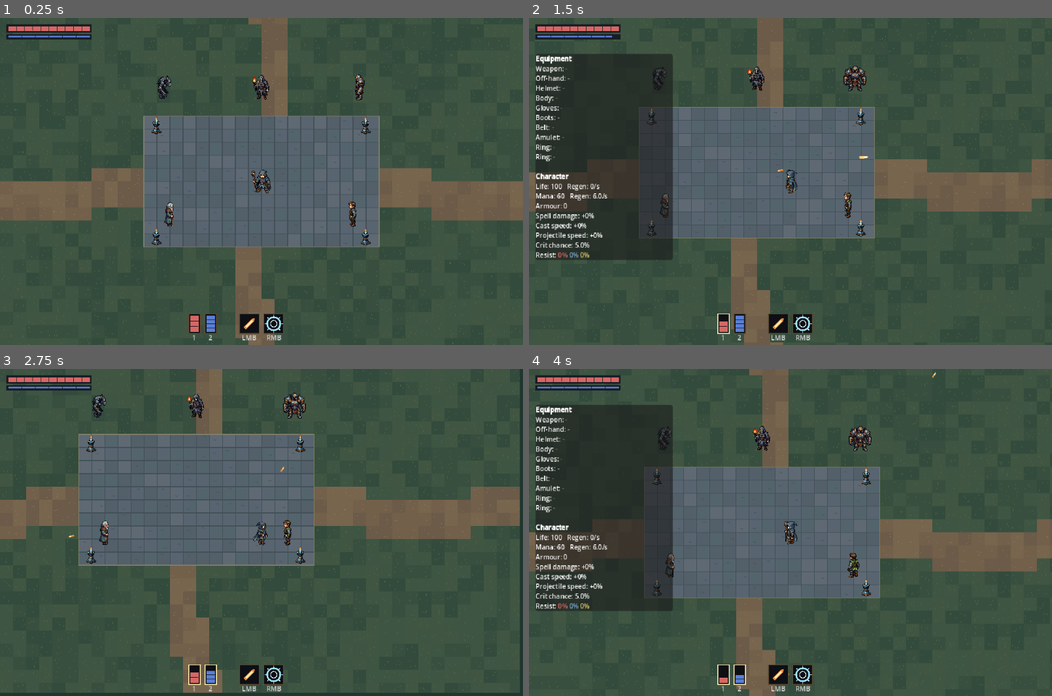
Above: before the commit, frames 1-4 (two rows, left to right).
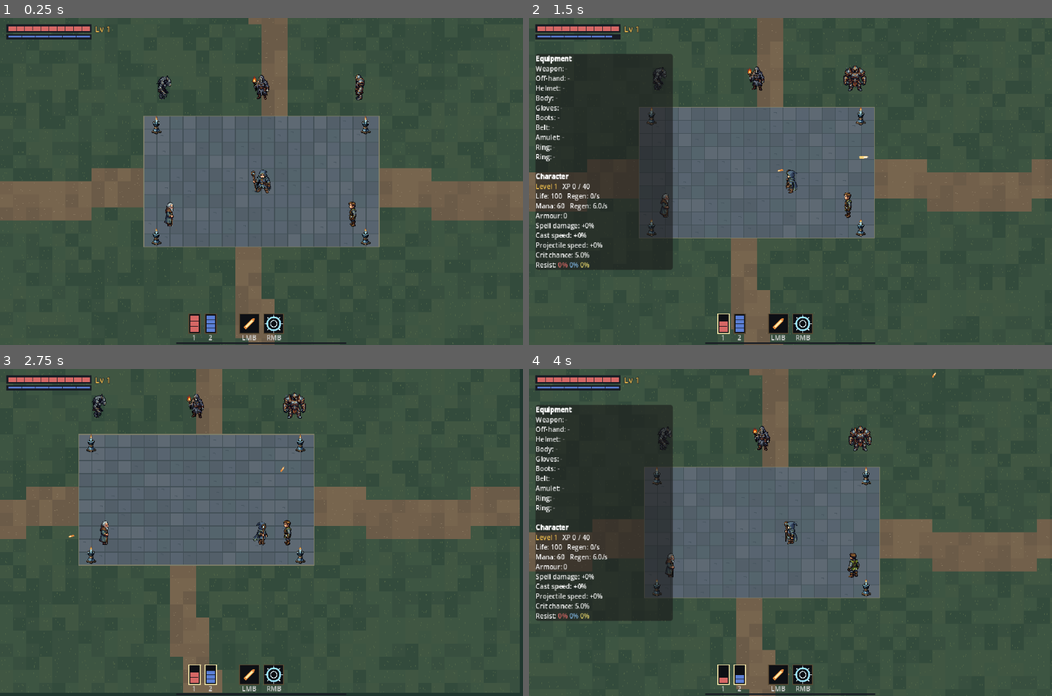
Above: after the commit, the same moments.

Repository: weilonprice/ruined-academy
Game: Godot game, scene res://main.tscn
Same seed, same stepped clock (60 frames per second), same inputs: the game is played once before the commit and once after it.
Inputs (mouse positions are in pixels of both pictures, inside the frame that each line leads up to):
- Up to frame 1 (0.25 s): no input
- Up to frame 2 (1.5 s): tap Enter at 0.5 s; move the mouse to (905, 165) at 0.52 s; hold D (move_right) 0.53-1.28 s; hold C (character_panel) 0.53-1.28 s; click (905, 165) at 0.67 s; tap 1 (flask_1) at 0.8, 1.35 s; move the mouse to (685, 197) at 1.27 s; hold S (move_down) from 1.28 s (still down); click (685, 197) at 1.42 s
- Up to frame 3 (2.75 s): tap 2 (flask_2) at 1.55 s; move the mouse to (313, 460) at 2.02 s; release S (move_down) at 2.03 s; hold D (move_right) from 2.03 s (still down); hold 2 (flask_2) from 2.03 s (still down); click (313, 460) at 2.17 s; tap C (character_panel) at 2.3 s
- Up to frame 4 (4 s): move the mouse to (764, 597) at 2.77 s; release D (move_right) at 2.78 s; release 2 (flask_2) at 2.78 s; hold W (move_up) 2.78-3.53 s; tap C (character_panel) at 2.85 s; click (764, 597) at 2.92 s; tap 1 (flask_1) at 3.05 s; move the mouse to (947, 581) at 3.52 s; hold A (move_left) from 3.53 s (still down); hold Space (dodge) from 3.53 s (still down); click (947, 581) at 3.67 s; tap 2 (flask_2) at 3.8 s

The runs differ from the first frame. In frame 1, 0.2% of the frame differs, in the area x 18-67%, y 2-100%; in frame 2, 2.0%, in the area x 1-67%, y 2-100%; in frame 3, 0.2%; in frame 4, 2.0%.

Commit message:
Add experience and levels, with an experience bar and level-up growth
Kills give experience (Skitter 12, Scholar 15, Sentinel 30). Each level
needs round(40 * level^1.6): 40, 121, 232, ... up to level 50. Every
level past the first adds 8 maximum life, 4 maximum mana, and 2% spell
damage (stats.compute now takes the level), and a level-up refills life
and mana with gold rings and a "Level N" message.

The Character autoload keeps level and experience and saves them to
user://character.json; falling costs no experience. Test scripts, which
run as their own main loop, get a throwaway save automatically.

HUD: a gold "Lv N" beside the life bar, a thin experience bar under the
skill bar, and level and XP on the character sheet. Debug F6 grants a
level. tests/character_test.gd covers the curve, carry-over, multi-level
gains, the cap, saving, stat growth, kills, level-up effects, the sheet,
F6, and no loss on death.

Co-Authored-By: Claude Opus 5.5 <noreply@anthropic.com>
Claude-Session: https://claude.ai/code/session_014JCZKtCEKe5udbc5VmJHht

Diff:
--- /dev/null
+++ b/game/character.gd
@@ -0,0 +1,89 @@
+extends Node
+
+# The wizard's level and experience. An autoload, so it survives scene
+# reloads, and saved to its own file like the inventory.
+
+signal changed
+signal leveled_up(level: int)
+
+const MAX_LEVEL := 50
+const SAVE_VERSION := 1
+const DEFAULT_SAVE_PATH := "user://character.json"
+# Test scripts run as their own main loop; they get a throwaway file so they never touch a real save.
+const TEST_SAVE_PATH := "user://test_character.json"
+
+var save_path := DEFAULT_SAVE_PATH
+var level := 1
+# Experience earned toward the next level.
+var experience := 0
+
+
+func _ready() -> void:
+	if Engine.get_main_loop().get_script() != null:
+		save_path = TEST_SAVE_PATH
+		reset()
+	else:
+		load_save()
+
+
+# Experience needed to go from this level to the next; each level needs more.
+static func experience_to_next(from_level: int) -> int:
+	return roundi(40.0 * pow(from_level, 1.6))
+
+
+func progress() -> float:
+	if level >= MAX_LEVEL:
+		return 1.0
+	return float(experience) / experience_to_next(level)
+
+
+# Adds experience, levelling up as many times as it covers. Returns the levels gained.
+func add_experience(amount: int) -> int:
+	if amount <= 0 or level >= MAX_LEVEL:
+		return 0
+	experience += amount
+	var gained := 0
+	while level < MAX_LEVEL and experience >= experience_to_next(level):
+		experience -= experience_to_next(level)
+		level += 1
+		gained += 1
+	if level >= MAX_LEVEL:
+		experience = 0
+	save()
+	changed.emit()
+	if gained > 0:
+		leveled_up.emit(level)
+	return gained
+
+
+func reset() -> void:
+	level = 1
+	experience = 0
+	save()
+	changed.emit()
+
+
+func use_save_path(path: String) -> void:
+	save_path = path
+	load_save()
+
+
+func save() -> void:
+	var file := FileAccess.open(save_path, FileAccess.WRITE)
+	if file == null:
+		push_error("Could not save character to %s" % save_path)
+		return
+	file.store_string(JSON.stringify({"version": SAVE_VERSION, "level": level, "experience": experience}, "\t"))
+
+
+func load_save() -> void:
+	level = 1
+	experience = 0
+	if FileAccess.file_exists(save_path):
+		var data = JSON.parse_string(FileAccess.get_file_as_string(save_path))
+		if data is Dictionary and int(data.get("version", 0)) == SAVE_VERSION:
+			level = clampi(int(data.get("level", 1)), 1, MAX_LEVEL)
+			experience = maxi(0, int(data.get("experience", 0)))
+		else:
+			push_warning("Ignoring unreadable character save at %s" % save_path)
+	changed.emit()
--- a/game/character_panel.gd
+++ b/game/character_panel.gd
@@ -13,6 +13,7 @@
 func _ready() -> void:
 	hide()
 	Inventory.changed.connect(refresh)
+	Character.changed.connect(refresh)
 
 
 func _unhandled_input(event: InputEvent) -> void:
@@ -35,6 +36,10 @@
 		var stats: Dictionary = player.stats
 		lines.append("")
 		lines.append("[b]Character[/b]")
+		if Character.level >= Character.MAX_LEVEL:
+			lines.append("[color=#f2c14e]Level %d[/color] (max)" % Character.level)
+		else:
+			lines.append("[color=#f2c14e]Level %d[/color]   XP %d / %d" % [Character.level, Character.experience, Character.experience_to_next(Character.level)])
 		lines.append("Life: %d   Regen: %d/s" % [stats.max_life, stats.life_regen])
 		lines.append("Mana: %d   Regen: %.1f/s" % [stats.max_mana, stats.mana_regen])
 		lines.append("Armour: %d" % stats.armour)
--- a/game/debug_tools.gd
+++ b/game/debug_tools.gd
@@ -2,7 +2,7 @@
 
 # Debug keys, only in debug builds: F3 rolls a random item and equips it (the replaced item goes
 # to the backpack, or the ground if full), F4 clears all gear,
-# F5 brings back the three enemies at their starting spots to farm drops.
+# F5 brings back the three enemies at their starting spots to farm drops, F6 grants a level.
 
 const GENERATOR := preload("res://items/item_generator.gd")
 const LOOT := preload("res://loot.gd")
@@ -27,6 +27,15 @@
 	elif event.physical_keycode == KEY_F5:
 		respawn_enemies()
 		get_viewport().set_input_as_handled()
+	elif event.physical_keycode == KEY_F6:
+		grant_level()
+		get_viewport().set_input_as_handled()
+
+
+# Adds exactly the experience left to reach the next level.
+func grant_level() -> void:
+	var character := get_node("/root/Character")
+	character.add_experience(character.experience_to_next(character.level) - character.experience)
 
 
 func respawn_enemies() -> void:
--- a/game/enemy.gd
+++ b/game/enemy.gd
@@ -17,15 +17,15 @@
 # Chilled enemies move, animate, and recover from attacks at this fraction of their speed.
 const CHILL_SLOW := 0.7
 const CHILL_TINT := Color(0.72, 0.9, 1.35)
-# Per kind: movement, attack clip, the frame the blow lands on, cooldown after an attack, and flask charges its death gives.
+# Per kind: movement, attack clip, the frame the blow lands on, cooldown after an attack, and the flask charges and experience its death gives.
 # A ranged kind holds around its reach and fires a bolt instead of striking.
 const KINDS := {
 	"skitter": {"speed": 85.0, "reach": 30.0, "damage": 8.0, "damage_type": "physical", "cooldown": 1.2, "ranged": false,
-		"attack": "attack", "hit_frame": 2, "flask_charges": 5, "speeds": {"idle": 1.1, "move": 12.0, "attack": 10.0}},
+		"attack": "attack", "hit_frame": 2, "flask_charges": 5, "experience": 12, "speeds": {"idle": 1.1, "move": 12.0, "attack": 10.0}},
 	"scholar": {"speed": 45.0, "reach": 170.0, "damage": 10.0, "damage_type": "fire", "cooldown": 2.5, "ranged": true,
-		"attack": "cast", "hit_frame": 2, "flask_charges": 5, "speeds": {"idle": 1.1, "move": 8.0, "cast": 8.0}},
+		"attack": "cast", "hit_frame": 2, "flask_charges": 5, "experience": 15, "speeds": {"idle": 1.1, "move": 8.0, "cast": 8.0}},
 	"sentinel": {"speed": 38.0, "reach": 38.0, "damage": 16.0, "damage_type": "physical", "cooldown": 2.0, "ranged": false,
-		"attack": "attack", "hit_frame": 2, "flask_charges": 10, "speeds": {"idle": 1.1, "move": 7.0, "attack": 6.0}},
+		"attack": "attack", "hit_frame": 2, "flask_charges": 10, "experience": 30, "speeds": {"idle": 1.1, "move": 7.0, "attack": 6.0}},
 }
 
 # Folder under res://assets/enemies holding this enemy's frames, and its KINDS entry.
@@ -115,6 +115,7 @@
 		var player = _player()
 		if player != null:
 			player.gain_flask_charges(stats.flask_charges)
+		get_node("/root/Character").add_experience(stats.experience)
 		return
 	hurting = true
 	_play("hurt")
--- /dev/null
+++ b/game/experience_bar.gd
@@ -0,0 +1,16 @@
+extends Control
+
+# A thin gold bar showing progress toward the next level.
+
+const FILL := Color("f2c14e")
+const BACK := Color("181c24")
+
+
+func _ready() -> void:
+	mouse_filter = Control.MOUSE_FILTER_IGNORE
+	Character.changed.connect(queue_redraw)
+
+
+func _draw() -> void:
+	draw_rect(Rect2(Vector2.ZERO, size), BACK)
+	draw_rect(Rect2(Vector2.ZERO, Vector2(size.x * Character.progress(), size.y)), FILL)
--- a/game/hud.gd
+++ b/game/hud.gd
@@ -9,12 +9,15 @@
 # A notch every this many points keeps the bars readable at a glance.
 const NOTCH := 10.0
 const MESSAGE_TIME := 2.5
+const LEVEL_COLOR := Color("f2c14e")
+const LEVEL_POSITION := Vector2(116, 17)
 
 var health := 1.0
 var max_health := 1.0
 var mana := 1.0
 var max_mana := 1.0
 var message_tween: Tween
+var font := ThemeDB.fallback_font
 @onready var bar: Control = $Bar
 @onready var fallen: Label = $Fallen
 @onready var message: Label = $Message
@@ -22,6 +25,7 @@
 
 func _ready() -> void:
 	bar.draw.connect(_draw_bars)
+	Character.changed.connect(bar.queue_redraw)
 	fallen.hide()
 	message.hide()
 	var player = get_tree().get_first_node_in_group("player")
@@ -61,6 +65,8 @@
 func _draw_bars() -> void:
 	_draw_bar(LIFE_BAR, health, max_health, LIFE_COLOR)
 	_draw_bar(MANA_BAR, mana, max_mana, MANA_COLOR)
+	bar.draw_string_outline(font, LEVEL_POSITION, "Lv %d" % Character.level, HORIZONTAL_ALIGNMENT_LEFT, -1, 10, 3, FRAME_COLOR)
+	bar.draw_string(font, LEVEL_POSITION, "Lv %d" % Character.level, HORIZONTAL_ALIGNMENT_LEFT, -1, 10, LEVEL_COLOR)
 
 
 func _draw_bar(frame: Rect2, value: float, maximum: float, color: Color) -> void:
--- /dev/null
+++ b/game/level_up_effect.gd
@@ -0,0 +1,39 @@
+extends Node2D
+
+# A gold ring rising and widening around the wizard on a new level.
+
+const GOLD := Color("f2c14e")
+const TIME := 1.0
+const RISE := 24.0
+
+var progress := 0.0
+
+
+func _ready() -> void:
+	z_index = 1
+	var tween := create_tween()
+	tween.tween_property(self, "progress", 1.0, TIME).set_ease(Tween.EASE_OUT).set_trans(Tween.TRANS_SINE)
+	tween.tween_callback(queue_free)
+
+
+func _process(_delta: float) -> void:
+	queue_redraw()
+
+
+func _draw() -> void:
+	# Stays bright most of the way, then fades out.
+	var fade := 1.0 - progress * progress
+	for ring in range(3):
+		var color := GOLD
+		color.a = fade * (0.9 - ring * 0.25)
+		var center := Vector2(0, 16 - progress * RISE - ring * 6.0)
+		var radius := 12.0 + progress * 26.0 - ring * 4.0
+		# Flattened circles read as rings lying on the ground.
+		draw_set_transform(center, 0.0, Vector2(1.0, 0.45))
+		draw_arc(Vector2.ZERO, radius, 0.0, TAU, 32, color, 3.0)
+		draw_set_transform(Vector2.ZERO)
+	for index in range(8):
+		var mote := Vector2.from_angle(TAU * index / 8.0 + progress) * (8.0 + progress * 20.0)
+		var color := GOLD
+		color.a = fade
+		draw_rect(Rect2((Vector2(mote.x, mote.y * 0.5 - progress * RISE * 1.4)).round(), Vector2(2, 2)), color)
--- a/game/main.tscn
+++ b/game/main.tscn
@@ -13,6 +13,7 @@
 [ext_resource type="Script" path="res://skill_bar.gd" id="11_skills"]
 [ext_resource type="Script" path="res://flask_bar.gd" id="12_flasks"]
 [ext_resource type="Script" path="res://pause_menu.gd" id="13_pause"]
+[ext_resource type="Script" path="res://experience_bar.gd" id="14_experience"]
 
 [node name="Map" type="Node2D"]
 y_sort_enabled = true
@@ -148,6 +149,21 @@
 mouse_filter = 2
 script = ExtResource("12_flasks")
 
+[node name="ExperienceBar" type="Control" parent="HUD"]
+anchors_preset = 7
+anchor_left = 0.5
+anchor_top = 1.0
+anchor_right = 0.5
+anchor_bottom = 1.0
+offset_left = -104.0
+offset_top = -3.0
+offset_right = 104.0
+offset_bottom = -1.0
+grow_horizontal = 2
+grow_vertical = 0
+mouse_filter = 2
+script = ExtResource("14_experience")
+
 [node name="InventoryPanel" type="Control" parent="HUD"]
 anchors_preset = 11
 anchor_left = 1.0
--- a/game/player.gd
+++ b/game/player.gd
@@ -41,6 +41,7 @@
 	{"name": "Mana Flask", "restores": "mana", "amount": 40.0, "duration": 1.5, "max_charges": 20, "per_use": 5},
 ]
 const LOOT := preload("res://loot.gd")
+const LEVEL_UP_SCRIPT := preload("res://level_up_effect.gd")
 
 var facing := "south"
 var casting := false
@@ -70,6 +71,8 @@
 	sprite.sprite_frames = ANIMATIONS.build("res://assets/wizard", DIRECTIONS, ANIMATION_SPEEDS, ["cast", "dodge", "hurt", "death"])
 	sprite.animation_finished.connect(_on_animation_finished)
 	Inventory.changed.connect(refresh_stats)
+	Character.changed.connect(refresh_stats)
+	Character.leveled_up.connect(_on_leveled_up)
 	refresh_stats()
 	health = max_health
 	mana = max_mana
@@ -78,7 +81,7 @@
 
 # Re-reads equipped gear. Current life and mana keep their values, capped to the new maximums.
 func refresh_stats() -> void:
-	stats = STATS.compute(Inventory.equipped_items())
+	stats = STATS.compute(Inventory.equipped_items(), Character.level)
 	max_health = stats.max_life
 	max_mana = stats.max_mana
 	health = minf(health, max_health)
@@ -256,6 +259,23 @@
 
 
 # Drinks a flask if it has the charges and isn't already running.
+# A new level: stats have already grown; refill life and mana and mark the moment.
+func _on_leveled_up(new_level: int) -> void:
+	if dead:
+		return
+	health = max_health
+	mana = max_mana
+	health_changed.emit(health, max_health)
+	mana_changed.emit(mana, max_mana)
+	var burst := Node2D.new()
+	burst.set_script(LEVEL_UP_SCRIPT)
+	burst.position = position
+	get_parent().add_child(burst)
+	var hud = get_parent().get_node_or_null("HUD")
+	if hud != null:
+		hud.show_message("Level %d" % new_level, LEVEL_UP_SCRIPT.GOLD)
+
+
 func drink_flask(index: int) -> bool:
 	var flask: Dictionary = FLASKS[index]
 	if dead or flask_time_left[index] > 0.0 or flask_charges[index] < flask.per_use:
--- a/game/project.godot
+++ b/game/project.godot
@@ -18,6 +18,7 @@
 
 Display="*res://display.gd"
 Inventory="*res://inventory.gd"
+Character="*res://character.gd"
 
 [display]
 
--- a/game/stats.gd
+++ b/game/stats.gd
@@ -12,22 +12,27 @@
 # Armour's reduction shrinks as hits grow: armour / (armour + ARMOUR_SCALE * damage).
 const ARMOUR_SCALE := 10.0
 const DAMAGE_TYPES := ["physical", "fire", "cold", "lightning"]
+# Each level past the first adds this much.
+const LIFE_PER_LEVEL := 8.0
+const MANA_PER_LEVEL := 4.0
+const SPELL_DAMAGE_PER_LEVEL := 2.0
 
 
-# Final stats from a list of equipped items.
-static func compute(items: Array) -> Dictionary:
+# Final stats from the wizard's level and a list of equipped items.
+static func compute(items: Array, level := 1) -> Dictionary:
+	var growth := level - 1
 	var sums := {}
 	for item in items:
 		var item_stats: Dictionary = item.stats()
 		for stat in item_stats:
 			sums[stat] = sums.get(stat, 0) + item_stats[stat]
 	return {
-		"max_life": BASE_LIFE + sums.get("life", 0),
+		"max_life": BASE_LIFE + LIFE_PER_LEVEL * growth + sums.get("life", 0),
 		"life_regen": float(sums.get("life_regen", 0)),
 		"armour": float(sums.get("armour", 0)),
-		"max_mana": BASE_MANA + sums.get("mana", 0),
+		"max_mana": BASE_MANA + MANA_PER_LEVEL * growth + sums.get("mana", 0),
 		"mana_regen": BASE_MANA_REGEN * (1.0 + sums.get("mana_regen", 0) / 100.0),
-		"spell_damage": float(sums.get("spell_damage", 0)),
+		"spell_damage": SPELL_DAMAGE_PER_LEVEL * growth + sums.get("spell_damage", 0),
 		"cast_speed": float(sums.get("cast_speed", 0)),
 		"projectile_speed": float(sums.get("projectile_speed", 0)),
 		"crit_chance": BASE_CRIT_CHANCE * (1.0 + sums.get("crit_chance", 0) / 100.0),
--- /dev/null
+++ b/game/tests/character_test.gd
@@ -0,0 +1,128 @@
+extends SceneTree
+
+const STATS := preload("res://stats.gd")
+const SAVE := "user://test_character_saves.json"
+
+var failures: Array[String] = []
+
+
+func _initialize() -> void:
+	call_deferred("run")
+
+
+func run() -> void:
+	var character = root.get_node("Character")
+	var inventory = root.get_node("Inventory")
+	inventory.use_save_path("user://test_inventory.json")
+	inventory.clear()
+
+	# Test runs never touch a real save.
+	check(character.save_path == character.TEST_SAVE_PATH and character.level == 1 and character.experience == 0, "Tests start at level 1 on a throwaway save")
+
+	# Each level needs more experience than the last.
+	check(character.experience_to_next(1) == 40 and character.experience_to_next(2) == 121)
+	for level in range(1, character.MAX_LEVEL):
+		check(character.experience_to_next(level + 1) > character.experience_to_next(level))
+
+	# Experience carries over, and one big gain can cover several levels.
+	character.use_save_path(SAVE)
+	character.reset()
+	check(character.add_experience(30) == 0 and character.level == 1 and character.experience == 30)
+	check(is_equal_approx(character.progress(), 30.0 / 40.0))
+	check(character.add_experience(15) == 1 and character.level == 2 and character.experience == 5, "Leftover experience carries over")
+	var levels: Array = []
+	character.leveled_up.connect(func(level: int) -> void: levels.append(level))
+	check(character.add_experience(121 + 232) == 2 and character.level == 4 and character.experience == 5, "One gain can cover several levels")
+	check(levels == [4], "One level-up signal per gain, with the new level")
+	check(character.add_experience(0) == 0 and character.add_experience(-5) == 0 and character.experience == 5)
+
+	# The level caps at the maximum.
+	character.add_experience(10000000)
+	check(character.level == character.MAX_LEVEL and character.experience == 0 and character.progress() == 1.0, "Levels cap at %d" % character.MAX_LEVEL)
+	check(character.add_experience(100) == 0)
+
+	# Level and experience save and reload.
+	character.reset()
+	character.add_experience(200)
+	var saved := [character.level, character.experience]
+	character.load_save()
+	check([character.level, character.experience] == saved, "Level and experience survive a reload")
+	var file := FileAccess.open(SAVE, FileAccess.WRITE)
+	file.store_string("not json")
+	file.close()
+	character.load_save()
+	check(character.level == 1 and character.experience == 0, "A damaged save starts fresh")
+
+	# Levels grow life, mana, and spell damage.
+	var base := STATS.compute([], 1)
+	var level_5 := STATS.compute([], 5)
+	check(level_5.max_life == base.max_life + 4 * STATS.LIFE_PER_LEVEL)
+	check(level_5.max_mana == base.max_mana + 4 * STATS.MANA_PER_LEVEL)
+	check(level_5.spell_damage == base.spell_damage + 4 * STATS.SPELL_DAMAGE_PER_LEVEL)
+	check(STATS.compute([]) == base, "Level 1 is the default")
+
+	# In play: kills grant experience; a level-up grows stats and refills life and mana.
+	character.reset()
+	var scene: Node = load("res://main.tscn").instantiate()
+	root.add_child(scene)
+	await process_frame
+	var player = scene.get_node("Wizard")
+	player.set_physics_process(false)
+	for enemy in get_nodes_in_group("enemies"):
+		enemy.ai_enabled = false
+	var skitter = scene.get_node("Skitter")
+	skitter.take_damage(999.0)
+	check(character.experience == skitter.stats.experience, "A kill grants its experience")
+	player.take_damage(50.0)
+	player.mana = 10.0
+	var sentinel = scene.get_node("Sentinel")
+	sentinel.take_damage(999.0)
+	check(character.level == 2, "Enough kills level up")
+	check(player.max_health == STATS.BASE_LIFE + STATS.LIFE_PER_LEVEL and player.health == player.max_health, "Level 2: more life, refilled")
+	check(player.max_mana == STATS.BASE_MANA + STATS.MANA_PER_LEVEL and player.mana == player.max_mana, "Level 2: more mana, refilled")
+	check(player.stats.spell_damage == STATS.SPELL_DAMAGE_PER_LEVEL)
+	check(scene.get_node("HUD/Message").text == "Level 2", "A level-up message shows")
+	check(scene.get_children().any(func(node: Node) -> bool: return node.get_script() == player.LEVEL_UP_SCRIPT), "The level-up effect plays")
+
+	# The HUD shows the level and progress; the character sheet spells it out.
+	check(scene.get_node("HUD/ExperienceBar") != null)
+	var panel = scene.get_node("HUD/CharacterPanel")
+	panel.show()
+	panel.refresh()
+	check("Level 2" in panel.text.text and "XP %d / %d" % [character.experience, character.experience_to_next(2)] in panel.text.text, "The character sheet shows level and XP")
+
+	# F6 grants exactly one level.
+	var before: int = character.level
+	scene.get_node("Debug").grant_level()
+	check(character.level == before + 1 and character.experience == 0, "F6 grants a level")
+
+	# No experience is lost when the wizard falls.
+	var kept := [character.level, character.experience]
+	player.take_damage(99999.0)
+	check([character.level, character.experience] == kept, "Falling costs no experience")
+
+	scene.queue_free()
+	inventory.clear()
+	DirAccess.remove_absolute(SAVE)
+	DirAccess.remove_absolute("user://test_inventory.json")
+	finish("tests use a throwaway save; rising experience curve; carry-over and multi-level gains; one signal per gain; max level cap; save, reload, damaged save; life, mana, and spell damage grow per level; kills grant experience; level-up refills life and mana with a message and effect; character sheet shows level and XP; F6 grants a level; no loss on death")
+
+
+# Records a failed expectation; unlike assert, the run carries on and reports every failure at the end.
+func check(condition: bool, message := "") -> void:
+	if not condition:
+		var caller: Dictionary = get_stack()[1] if get_stack().size() > 1 else {}
+		failures.append("%s:%s %s" % [caller.get("function", "?"), caller.get("line", "?"), message])
+		push_error("FAIL " + failures[-1])
+
+
+# Prints PASS only if nothing failed, and exits non-zero otherwise.
+func finish(summary: String) -> void:
+	if failures.is_empty():
+		print("PASS: " + summary)
+		quit()
+	else:
+		print("FAIL: %d check(s) failed" % failures.size())
+		for failure in failures:
+			print("  " + failure)
+		quit(1)
Not shown, added: game/character.gd.uid
Not shown, added: game/experience_bar.gd.uid
Not shown, added: game/level_up_effect.gd.uid
Not shown: 1 places in game/main.tscn that only renumber resources
Not shown, added: game/tests/character_test.gd.uid
Not shown, changed: README.md
Not shown, changed: game/README.md
